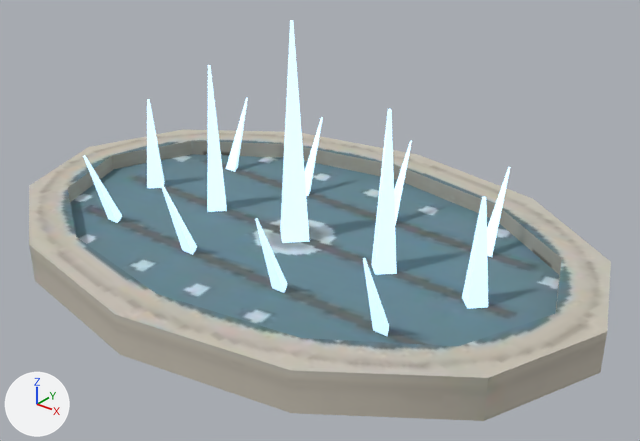
What one commit did to the glTF model nostalgia/assets3d/musical_fountain.glb.
One viewpoint serves both versions: a 50 mm lens placed at (21.4, -25.0, 17.5), pointed at (1.6, -0.4, 2.2). Every picture has the same lights, and +X, +Y and +Z are marked at lower left. The picture after the commit comes second.

The first picture shows 'jets', 'musical_fountain_body'.
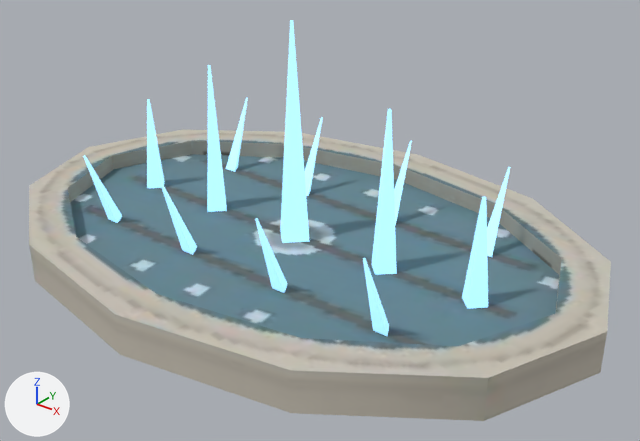
Location of each change, (x1, y1, x2, y2) in pixels of the pictures (640 x 441 px):
'jets', recoloured: (83, 20, 510, 336) in both

What the commit changed:
In material 'M_musical_fountain_lamp_lens@night' (mat_m_musical_fountain_lamp_lens_night), emission_color goes from (0.552, 0.807, 1.0) (blue #c4e8ff) to (0.342, 0.716, 1.0) (blue #9edcff).
